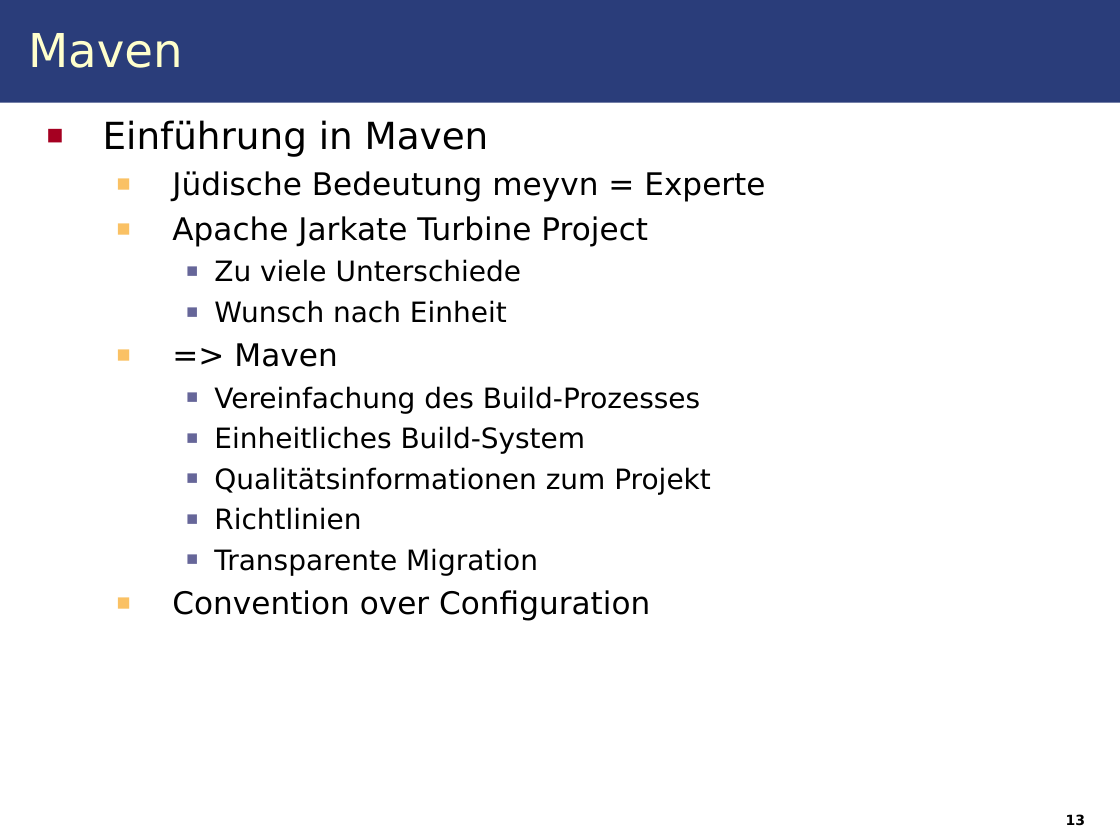
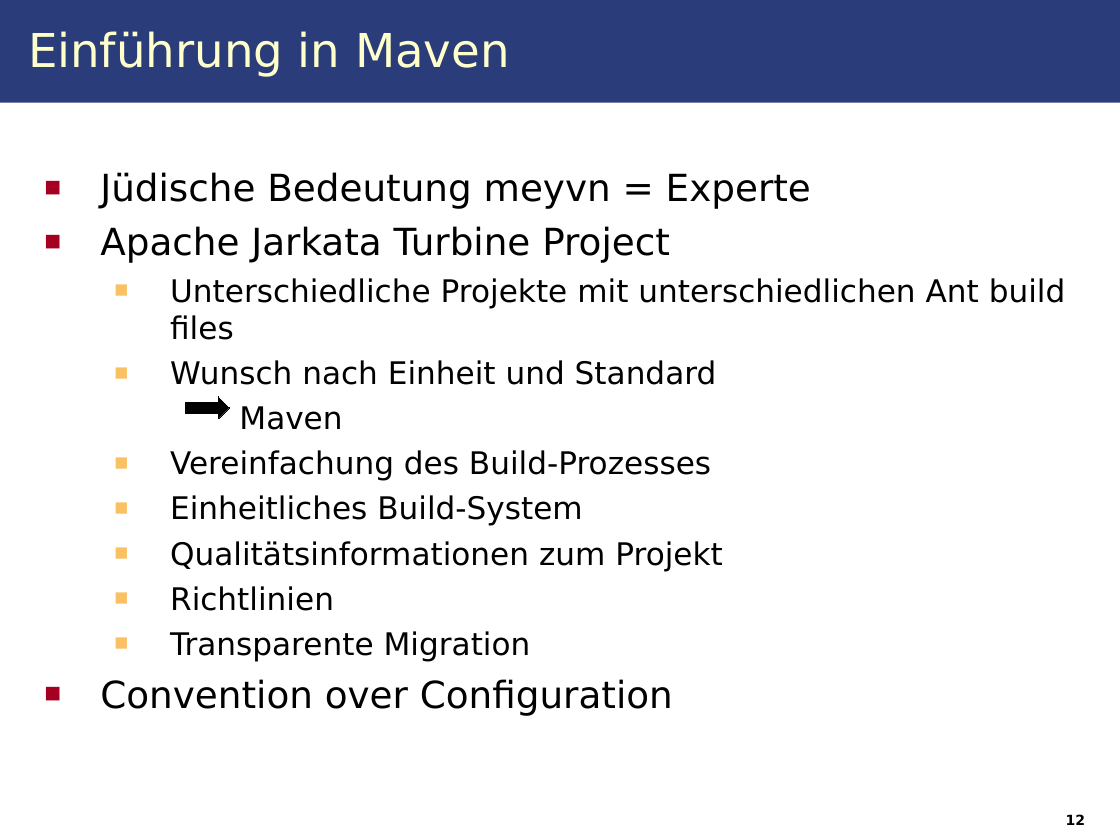
Before and after one commit to IAAS/decidr, a slide deck: slide 12 of seminars/at/Seminar.odp (slide 13 before the commit). Drawn at 1120x840 pixels with LibreOffice and Linux fonts; fonts in the diff are those of the drawing. Boxes give left, top, right and bottom in pixels: in the first picture for what was removed or moved away, otherwise in the second. Text is boxed around its words. In the diff, an @@ line names an element or a change of style, - is before the commit and + after.

```diff
--- a/seminars/at/Seminar.odp
+++ b/seminars/at/Seminar.odp
@@ title at <box>28,31,510,77</box>: text changed @@
-Maven
+Einführung in Maven
@@ text at <box>103,120,489,157</box>: paragraph removed @@
-■ Einführung in Maven
@@ text at <box>100,172,811,715</box>: size 20 to 24 pt in "Jüdische Bedeutung meyvn = Experte", "Convention over Configuration"; size 18 to 20 pt in "Vereinfachung des Build-Prozesses", "Einheitliches Build-System", "Qualitätsinformationen zum Projekt", "Richtlinien" and 1 more places; list level 2 to 1 in "Jüdische Bedeutung meyvn = Experte"; bullet colour #FAC164 to #A50021; list level 3 to 2 in "Vereinfachung des Build-Prozesses"; bullet colour #666699 to #FAC164; list level 3 to 2 in "Einheitliches Build-System"; list level 3 to 2 in "Qualitätsinformationen zum Projekt"; list level 3 to 2 in "Richtlinien"; list level 3 to 2 in "Transparente Migration"; list level 2 to 1 in "Convention over Configuration" @@
@@ text at <box>100,226,1065,430</box>: text changed; size 18 to 20 pt @@
-  ■ Apache Jarkate Turbine Project
-    ■ Zu viele Unterschiede
-    ■ Wunsch nach Einheit
-  ■ => Maven
+■ Apache Jarkata Turbine Project
+  ■ Unterschiedliche Projekte mit unterschiedlichen Ant build files
+  ■ Wunsch nach Einheit und Standard
+  Maven
@@ right arrow added at <box>185,396,228,419</box>, fill #000000, outline #000000 0 pt @@
@@ page number at <box>1066,814,1085,825</box>: text changed @@
-13
+12
```
Also in this commit, not shown: 11 other slides changed, 4 slides added, 4 slides removed, 1 other file.
